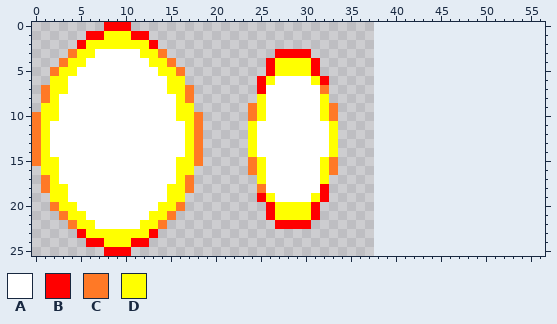
One commit to this pixel-art sprite: sprites/projectiles/iris/fire/sprHeavyFireBulletBounce.png. Above: the version before the commit.
The file is 38x26 pixels. The old version is drawn lined up with the new one, on the new canvas.
Palette (. is transparent): A #ffffff  B #ff0000  C #ff7926  D #ffff00
Pixels before, first column x 0:
 0 ........BBB.......................
 1 ......BBDDDBB.....................
 2 .....BDDDDDDDB....................
 3 ....CDDAAAAADDC............BBBB...
 4 ...CDDAAAAAAADDC..........BDDDDB..
 5 ..CDDAAAAAAAAADDC.........BDDDDB..
 6 ..DDAAAAAAAAAAADD........BDAAAADB.
 7 .CDDAAAAAAAAAAADDC.......BAAAAAAC.
 8 .CDAAAAAAAAAAAAADC.......DAAAAAAD.
 9 .DDAAAAAAAAAAAAADD......CDAAAAAADC
10 CDDAAAAAAAAAAAAADDC.....CDAAAAAADC
11 CDAAAAAAAAAAAAAAADC.....DAAAAAAAAD
12 CDAAAAAAAAAAAAAAADC.....DAAAAAAAAD
13 CDAAAAAAAAAAAAAAADC.....DAAAAAAAAD
14 CDAAAAAAAAAAAAAAADC.....DAAAAAAAAD
15 CDDAAAAAAAAAAAAADDC.....CDAAAAAADC
16 .DDAAAAAAAAAAAAADD......CDAAAAAADC
17 .CDAAAAAAAAAAAAADC.......DAAAAAAD.
18 .CDDAAAAAAAAAAADDC.......CAAAAAAB.
19 ..DDAAAAAAAAAAADD........BDAAAADB.
20 ..CDDAAAAAAAAADDC.........BDDDDB..
21 ...CDDAAAAAAADDC..........BDDDDB..
22 ....CDDAAAAADDC............BBBB...
23 .....BDDDDDDDB....................
24 ......BBDDDBB.....................
25 ........BBB.......................
The same view after the edit:
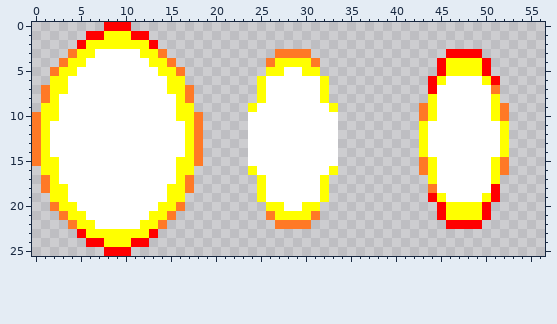
From old to new:
{"change": "canvas 38x26 -> 57x26"}
{"y":3,"x":27,"old":"BBBB","new":"CCCC"}
{"y":3,"x":46,"old":"....","new":"BBBB"}
{"y":4,"x":26,"old":"B","new":"C"}
{"y":4,"x":31,"old":"B","new":"C"}
{"y":4,"x":45,"old":"......","new":"BDDDDB"}
{"y":5,"x":26,"old":"B","new":"D"}
{"y":5,"x":28,"old":"DD","new":"AA"}
{"y":5,"x":31,"old":"B","new":"D"}
{"y":5,"x":45,"old":"......","new":"BDDDDB"}
{"y":6,"x":25,"old":"BD","new":"DA"}
{"y":6,"x":31,"old":"DB","new":"AD"}
{"y":6,"x":44,"old":"........","new":"BDAAAADB"}
{"y":7,"x":25,"old":"B","new":"D"}
{"y":7,"x":32,"old":"C","new":"D"}
{"y":7,"x":44,"old":"........","new":"BAAAAAAC"}
{"y":8,"x":44,"old":"........","new":"DAAAAAAD"}
{"y":9,"x":24,"old":"CD","new":"DA"}
{"y":9,"x":32,"old":"DC","new":"AD"}
{"y":9,"x":43,"old":"..........","new":"CDAAAAAADC"}
{"y":10,"x":24,"old":"CD","new":"AA"}
{"y":10,"x":32,"old":"DC","new":"AA"}
{"y":10,"x":43,"old":"..........","new":"CDAAAAAADC"}
{"y":11,"x":24,"old":"D","new":"A"}
{"y":11,"x":33,"old":"D","new":"A"}
{"y":11,"x":43,"old":"..........","new":"DAAAAAAAAD"}
{"y":12,"x":24,"old":"D","new":"A"}
{"y":12,"x":33,"old":"D","new":"A"}
{"y":12,"x":43,"old":"..........","new":"DAAAAAAAAD"}
{"y":13,"x":24,"old":"D","new":"A"}
{"y":13,"x":33,"old":"D","new":"A"}
{"y":13,"x":43,"old":"..........","new":"DAAAAAAAAD"}
{"y":14,"x":24,"old":"D","new":"A"}
{"y":14,"x":33,"old":"D","new":"A"}
{"y":14,"x":43,"old":"..........","new":"DAAAAAAAAD"}
{"y":15,"x":24,"old":"CD","new":"AA"}
{"y":15,"x":32,"old":"DC","new":"AA"}
{"y":15,"x":43,"old":"..........","new":"CDAAAAAADC"}
{"y":16,"x":24,"old":"CD","new":"DA"}
{"y":16,"x":32,"old":"DC","new":"AD"}
{"y":16,"x":43,"old":"..........","new":"CDAAAAAADC"}
{"y":17,"x":44,"old":"........","new":"DAAAAAAD"}
{"y":18,"x":25,"old":"C","new":"D"}
{"y":18,"x":32,"old":"B","new":"D"}
{"y":18,"x":44,"old":"........","new":"CAAAAAAB"}
{"y":19,"x":25,"old":"BD","new":"DA"}
{"y":19,"x":31,"old":"DB","new":"AD"}
{"y":19,"x":44,"old":"........","new":"BDAAAADB"}
{"y":20,"x":26,"old":"B","new":"D"}
{"y":20,"x":28,"old":"DD","new":"AA"}
{"y":20,"x":31,"old":"B","new":"D"}
{"y":20,"x":45,"old":"......","new":"BDDDDB"}
{"y":21,"x":26,"old":"B","new":"C"}
{"y":21,"x":31,"old":"B","new":"C"}
{"y":21,"x":45,"old":"......","new":"BDDDDB"}
{"y":22,"x":27,"old":"BBBB","new":"CCCC"}
{"y":22,"x":46,"old":"....","new":"BBBB"}
{"label":"changed","picture_box":[248,49,338,229]}
{"label":"added","picture_box":[419,49,509,229]}
